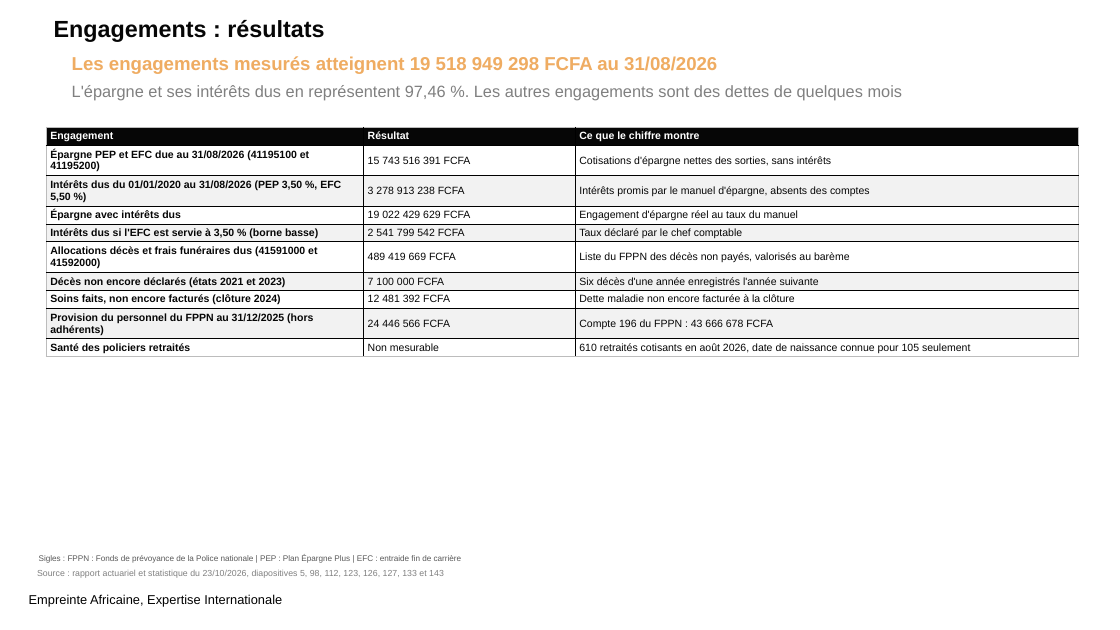
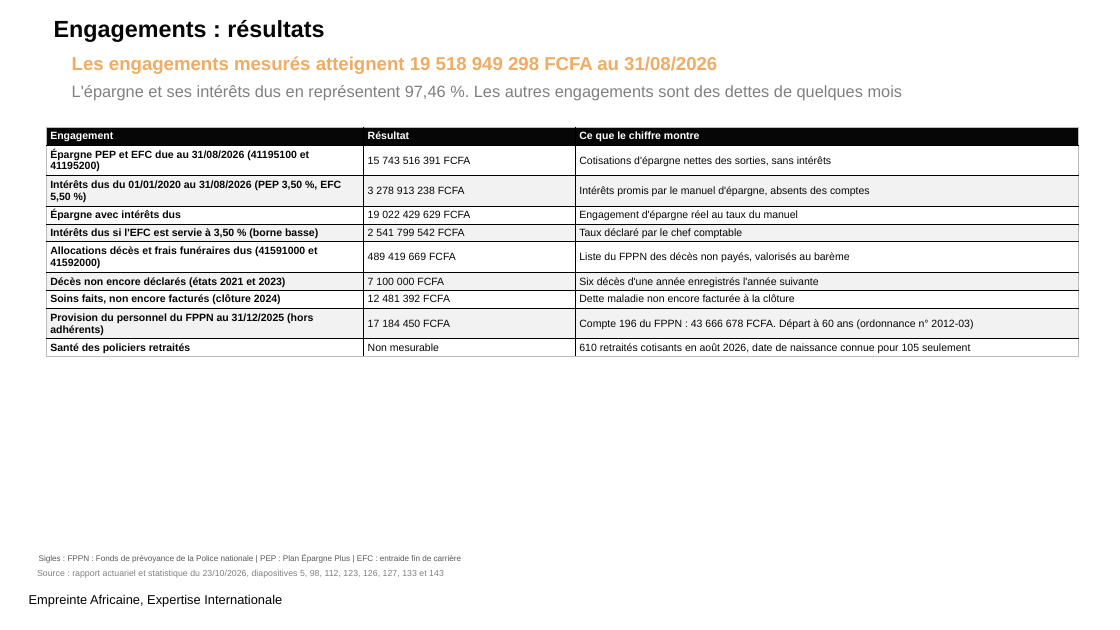
Before and after one commit to siakoel-art/FPPN, a slide deck: slide 5 of FPPN_Resultats_hypotheses_conclusions_20261026.pptx. Drawn at 1120x630 pixels with LibreOffice and Linux fonts; fonts in the diff are those of the drawing; background and template pictures are left out. Boxes give left, top, right and bottom in pixels: in the first picture for what was removed or moved away, otherwise in the second. Text is boxed around its words. In the diff, an @@ line names an element or a change of style, - is before the commit and + after.

```diff
--- a/FPPN_Resultats_hypotheses_conclusions_20261026.pptx
+++ b/FPPN_Resultats_hypotheses_conclusions_20261026.pptx
@@ table at box(46, 128, 1078, 357) @@
-row 9, column 2: 24 446 566 FCFA
+row 9, column 2: 17 184 450 FCFA
-row 9, column 3: Compte 196 du FPPN : 43 666 678 FCFA
+row 9, column 3: Compte 196 du FPPN : 43 666 678 FCFA. Départ à 60 ans (ordonnance n° 2012-03)
```
Also in this commit, not shown: 2 other slides changed, 13 other files.
